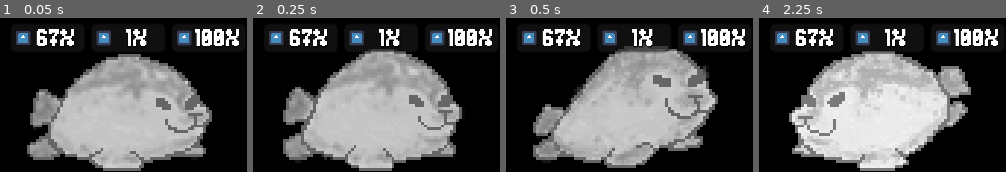
Above: before the commit, frames 1-4 (left to right).
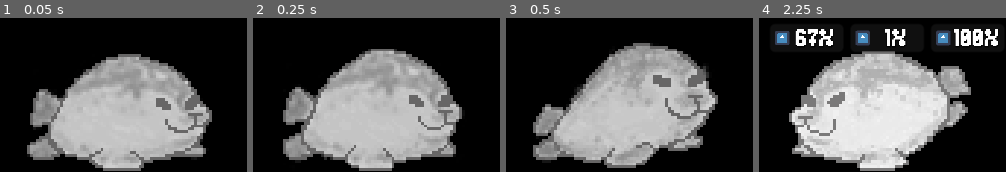
Above: after the commit, the same moments.

Repository: Recsaur/MyPetCeiling
Game: Godot game, scene res://Scenes/Ceiling.tscn
Two runs of this game, one before a commit and one after it. Both use one fixed random seed, a clock stepped at 60 frames per second and the inputs below. The engine's default icon, where the game draws it, is replaced by a stand-in: a white triangle on a blue panel in a dark square.
Inputs (mouse positions are in pixels of both pictures, inside the frame that each line leads up to):
- Up to frame 1 (0.05 s): no input
- Up to frame 2 (0.25 s): no input
- Up to frame 3 (0.5 s): no input
- Up to frame 4 (2.25 s): click (892, 107) at 0.5 s; tap Enter (ui_accept) at 1.25, 1.52 s; move the mouse to (936, 34) at 1.27 s; hold Right (ui_right) 1.28-2 s; click (936, 34) at 1.35 s; drag from (830, 59) to (884, 145) at 2.02 s

The runs differ from the first frame. In frame 1, 4.9% of the frame differs, in the area x 6-97%, y 7-19%; in frame 2, 5.1%; in frame 3, 5.7%, in the area x 6-97%, y 7-23%; in frame 4, less than 0.1%.

Commit message:
Added Options Wheel for Ceiling features

Diff:
--- a/Scenes/Ceiling.tscn
+++ b/Scenes/Ceiling.tscn
@@ -12,6 +12,7 @@
 [ext_resource type="PackedScene" uid="uid://0arhlwe5sgov" path="res://Scenes/Stats.tscn" id="16_wmq7d"]
 [ext_resource type="Texture2D" uid="uid://8gx2833ebopt" path="res://Assets/Walking/Timeline 1_0014.png" id="17_rnuqh"]
 [ext_resource type="PackedScene" uid="uid://c3y2wvf5mnjbt" path="res://Scenes/FeaturesWindow.tscn" id="18_hkt3k"]
+[ext_resource type="PackedScene" uid="uid://je4rlun5vt11" path="res://Scenes/ChoiceWheel.tscn" id="19_jg4t5"]
 [ext_resource type="Texture2D" uid="uid://c3twty6fddmvv" path="res://Assets/Walking/Timeline 1_0017.png" id="20_tdf2h"]
 [ext_resource type="Texture2D" uid="uid://xns5ogt2hyw7" path="res://Assets/Walking/Timeline 1_0020.png" id="23_00h63"]
 [ext_resource type="Texture2D" uid="uid://ngkl7hgrghaf" path="res://Assets/Walking/Timeline 1_0023.png" id="26_qruva"]
@@ -87,7 +88,7 @@
 texture = ExtResource("1_turhf")
 
 [node name="Sprite2D" type="AnimatedSprite2D" parent="."]
-position = Vector2(-2.9999924, -64)
+position = Vector2(-3, -64)
 scale = Vector2(2.9218748, 2.9218748)
 sprite_frames = SubResource("SpriteFrames_pm335")
 animation = &"Walk"
@@ -114,6 +115,7 @@
 stream = ExtResource("16_3ip04")
 
 [node name="Stats" parent="." instance=ExtResource("16_wmq7d")]
+visible = false
 offset_left = -113.0
 offset_top = -147.0
 offset_right = -113.0
@@ -122,8 +124,14 @@
 
 [node name="Window" parent="." instance=ExtResource("18_hkt3k")]
 position = Vector2i(75, 75)
+
+[node name="ChoiceWheel" parent="." instance=ExtResource("19_jg4t5")]
 visible = false
-force_native = false
+offset_left = -176.0
+offset_top = -254.0
+offset_right = -176.0
+offset_bottom = -254.0
+scale = Vector2(0.75, 0.75)
 
 [connection signal="button_down" from="Sprite2D/Button" to="." method="_on_button_button_down"]
 [connection signal="gui_input" from="Sprite2D/Button" to="." method="_on_button_gui_input"]
--- /dev/null
+++ b/Scenes/ChoiceWheel.tscn
@@ -0,0 +1,90 @@
+[gd_scene load_steps=3 format=3 uid="uid://je4rlun5vt11"]
+
+[ext_resource type="Script" uid="uid://weghh42kjcp8" path="res://choice_wheel.gd" id="1_6ut5s"]
+[ext_resource type="Texture2D" uid="uid://bjmrxvxrkpkho" path="res://Assets/tah.png" id="2_ai8k1"]
+
+[node name="ChoiceWheel" type="Control"]
+layout_mode = 3
+anchors_preset = 15
+anchor_right = 1.0
+anchor_bottom = 1.0
+offset_left = -122.0
+offset_top = -26.0
+offset_right = -354.612
+offset_bottom = -258.612
+grow_horizontal = 2
+grow_vertical = 2
+script = ExtResource("1_6ut5s")
+
+[node name="Button" type="Button" parent="."]
+modulate = Color(1, 1, 1, 0)
+layout_mode = 0
+offset_left = 133.00002
+offset_top = 40.000008
+offset_right = 245.0
+offset_bottom = 152.0
+mouse_default_cursor_shape = 2
+
+[node name="Button2" type="Button" parent="."]
+modulate = Color(1, 1, 1, 0)
+layout_mode = 0
+offset_left = 245.0
+offset_top = 40.000008
+offset_right = 357.0
+offset_bottom = 152.0
+mouse_default_cursor_shape = 2
+
+[node name="Button3" type="Button" parent="."]
+modulate = Color(1, 1, 1, 0)
+layout_mode = 0
+offset_left = 245.0
+offset_top = 152.0
+offset_right = 357.0
+offset_bottom = 264.0
+mouse_default_cursor_shape = 2
+
+[node name="Button4" type="Button" parent="."]
+modulate = Color(1, 1, 1, 0)
+layout_mode = 0
+offset_left = 133.00002
+offset_top = 152.0
+offset_right = 245.00002
+offset_bottom = 264.0
+mouse_default_cursor_shape = 2
+
+[node name="curve1" type="Sprite2D" parent="."]
+modulate = Color(1, 1, 1, 0.749)
+position = Vector2(196.99998, 103.99999)
+scale = Vector2(0.12882169, 0.12882169)
+texture = ExtResource("2_ai8k1")
+
+[node name="curve2" type="Sprite2D" parent="."]
+modulate = Color(1, 1, 1, 0.749)
+position = Vector2(293.61624, 103.99999)
+scale = Vector2(0.12882167, 0.12882167)
+texture = ExtResource("2_ai8k1")
+flip_h = true
+
+[node name="curve3" type="Sprite2D" parent="."]
+modulate = Color(1, 1, 1, 0.749)
+position = Vector2(196.99998, 200.61624)
+scale = Vector2(0.12882169, 0.12882169)
+texture = ExtResource("2_ai8k1")
+flip_v = true
+
+[node name="curve4" type="Sprite2D" parent="."]
+modulate = Color(1, 1, 1, 0.749)
+position = Vector2(293.61624, 200.61624)
+scale = Vector2(0.12882167, 0.12882167)
+texture = ExtResource("2_ai8k1")
+flip_h = true
+flip_v = true
+
+[connection signal="mouse_entered" from="Button" to="." method="_on_button_mouse_entered"]
+[connection signal="mouse_exited" from="Button" to="." method="_on_button_mouse_exited"]
+[connection signal="mouse_entered" from="Button2" to="." method="_on_button_2_mouse_entered"]
+[connection signal="mouse_exited" from="Button2" to="." method="_on_button_2_mouse_exited"]
+[connection signal="mouse_entered" from="Button3" to="." method="_on_button_3_mouse_entered"]
+[connection signal="mouse_exited" from="Button3" to="." method="_on_button_3_mouse_exited"]
+[connection signal="mouse_entered" from="Button4" to="." method="_on_button_4_mouse_entered"]
+[connection signal="mouse_exited" from="Button4" to="." method="_on_button_4_mouse_exited"]
--- a/Scenes/ceiling.gd
+++ b/Scenes/ceiling.gd
@@ -8,6 +8,7 @@
 #Ceiling States (Ceilates... idk vro socrates)
 var Idle = false
 var Falling = false
+var RClicked = false
 
 var dragging = false
 var drag_offset = Vector2i.ZERO
@@ -69,19 +70,25 @@
 	if event is InputEventMouseButton and event.pressed:
 		if event.button_index == MOUSE_BUTTON_LEFT:
 			#$Squeak.pitch_scale = rng.randf_range(0.9,1.15)
-			$Squeak.play()
+			if not RClicked:
+				var tween = create_tween()
+				tween.tween_property($".","scale",Vector2(1.2,0.75),0.075)
+				tween.tween_property($".","scale",Vector2(1,1),0.075)
+				$Squeak.play()
 			dragging = true
 			drag_offset = DisplayServer.mouse_get_position() - get_window().position
-			var tween = create_tween()
-			tween.tween_property($".","scale",Vector2(1.2,0.75),0.075)
-			tween.tween_property($".","scale",Vector2(1,1),0.075)
 		elif event.button_index == MOUSE_BUTTON_RIGHT:
 			if Idle == false:
 				Idle = true
+				RClicked = true
 				$Sprite2D.play("Idle")
+				$Stats.hide()
+				$ChoiceWheel.show()
 			else:
+				RClicked = false
 				dragging = false
 				Idle = false
+				$ChoiceWheel.hide()
 				$Sprite2D.play("Walk")
 	if event.is_action_released("Hold"):
 		dragging = false
@@ -89,8 +96,9 @@
 
 func _on_button_mouse_entered() -> void:
 	var tween = create_tween()
-	Stats.show()
-	tween.tween_property($Sprite2D,"modulate",Color(1.218, 1.218, 1.218, 1.0),0.1)
+	if not RClicked:
+		Stats.show()
+		tween.tween_property($Sprite2D,"modulate",Color(1.218, 1.218, 1.218, 1.0),0.1)
 
 
 func _on_button_mouse_exited() -> void:
--- /dev/null
+++ b/choice_wheel.gd
@@ -0,0 +1,69 @@
+extends Control
+
+
+# Called when the node enters the scene tree for the first time.
+func _ready() -> void:
+	pass
+
+func _process(delta: float) -> void:
+	pass
+
+func OptionAnim(Option,EndSpot: Vector2):
+	var tween = create_tween()
+	var colortween = create_tween()
+	tween.tween_property(Option,"scale",EndSpot,0.25)
+	colortween.tween_property(Option,"modulate",Color(1.572, 1.572, 1.572, 0.749),0.25)
+
+
+func OptionAnimOut(Option,EndSpot: Vector2):
+	var colortween = create_tween()
+	var tween = create_tween()
+	tween.tween_property(Option,"scale",EndSpot,0.25)
+	colortween.tween_property(Option,"modulate",Color(1.0, 1.0, 1.0, 0.749),0.25)
+
+func _on_button_mouse_entered() -> void:
+	print("ENTERED")
+	var EndSpot = Vector2(0.15,0.15)
+	OptionAnim($curve1,EndSpot)
+
+
+func _on_button_2_mouse_entered() -> void:
+	print("ENTERED")
+	var EndSpot = Vector2(0.15,0.15)
+	OptionAnim($curve2,EndSpot)
+
+
+func _on_button_3_mouse_entered() -> void:
+	print("ENTERED")
+	var EndSpot = Vector2(0.15,0.15)
+	OptionAnim($curve4,EndSpot)
+
+
+func _on_button_4_mouse_entered() -> void:
+	print("ENTERED")
+	var EndSpot = Vector2(0.15,0.15)
+	OptionAnim($curve3,EndSpot)
+
+
+func _on_button_mouse_exited() -> void:
+	print("ENTERED")
+	var EndSpot = Vector2(0.129,0.129)
+	OptionAnimOut($curve1,EndSpot)
+
+
+func _on_button_2_mouse_exited() -> void:
+	print("ENTERED")
+	var EndSpot = Vector2(0.129,0.129)
+	OptionAnimOut($curve2,EndSpot)
+
+
+func _on_button_3_mouse_exited() -> void:
+	print("ENTERED")
+	var EndSpot = Vector2(0.129,0.129)
+	OptionAnimOut($curve4,EndSpot)
+
+
+func _on_button_4_mouse_exited() -> void:
+	print("ENTERED")
+	var EndSpot = Vector2(0.129,0.129)
+	OptionAnimOut($curve3,EndSpot)
Binary file added: Assets/tah.png
Not shown, added: Assets/tah.png.import
Not shown: 1 places in Scenes/Ceiling.tscn that only renumber resources
Not shown, added: choice_wheel.gd.uid
